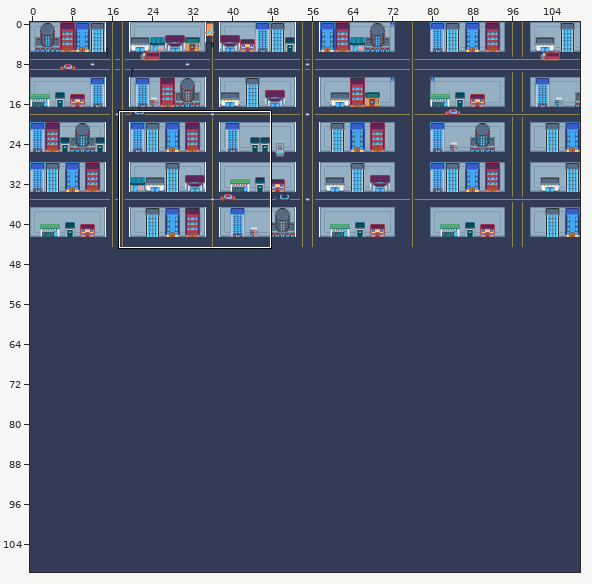
One commit to this Tiled map: assets/map/Map.tmx. The picture above shows the old version from afar; the outline marks the close-up.
Close-up. The starting point:
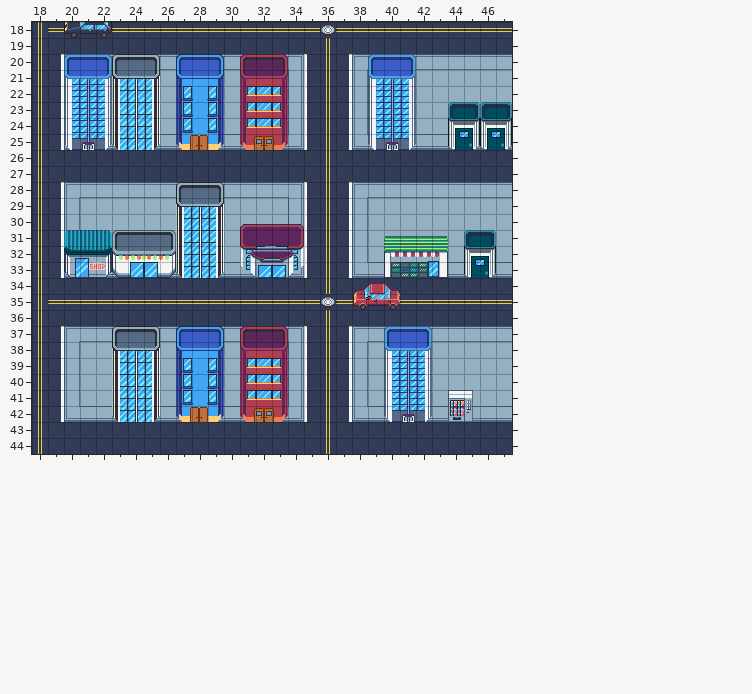
Cells are 16x16 px. Shown: x 18..47, y 18..44. The commit also changed other parts of the map, which this record leaves out.
After the commit:
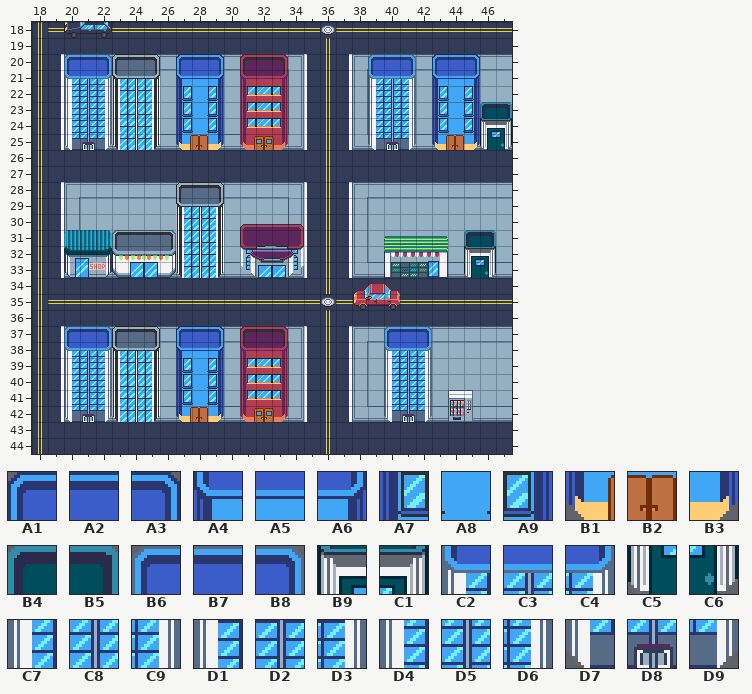
Key: from "tiles": A1 135, A2 136, A3 137, A4 199, A5 200, A6 201, A7 263, A8 264, A9 265, B1 455, B2 456, B3 457, B4 1101, B5 1102, B6 1106, B7 1107, B8 1108, B9 1165, C1 1166, C2 1170, C3 1171, C4 1172, C5 1229, C6 1230, C7 1234, C8 1235, C9 1236, D1 1298, D2 1299, D3 1300, D4 1362, D5 1363, D6 1364, D7 1426, D8 1427, D9 1428.
__ is an empty cell.
The exact change:
Layer "Edificios y autos":
y 20: x 43..45 __ __ __ -> A1 A2 A3
y 21: x 43..45 __ __ __ -> A4 A5 A6
y 22: x 43..45 __ __ __ -> A7 A8 A9
y 23: x 43..45 __ B4 B5 -> A7 A8 A9
y 24: x 43..45 __ B9 C1 -> A7 A8 A9
y 25: x 43..45 __ C5 C6 -> B1 B2 B3
y 37: x 20..22 __ __ __ -> B6 B7 B8
y 38: x 20..22 __ __ __ -> C2 C3 C4
y 39: x 20..22 __ __ __ -> C7 C8 C9
y 40: x 20..22 __ __ __ -> D1 D2 D3
y 41: x 20..22 __ __ __ -> D4 D5 D6
y 42: x 20..22 __ __ __ -> D7 D8 D9
Pixel boxes of the changes (left, top, right, bottom) in both close-ups:
changed: (432, 54, 480, 150)
added: (65, 327, 112, 422)
